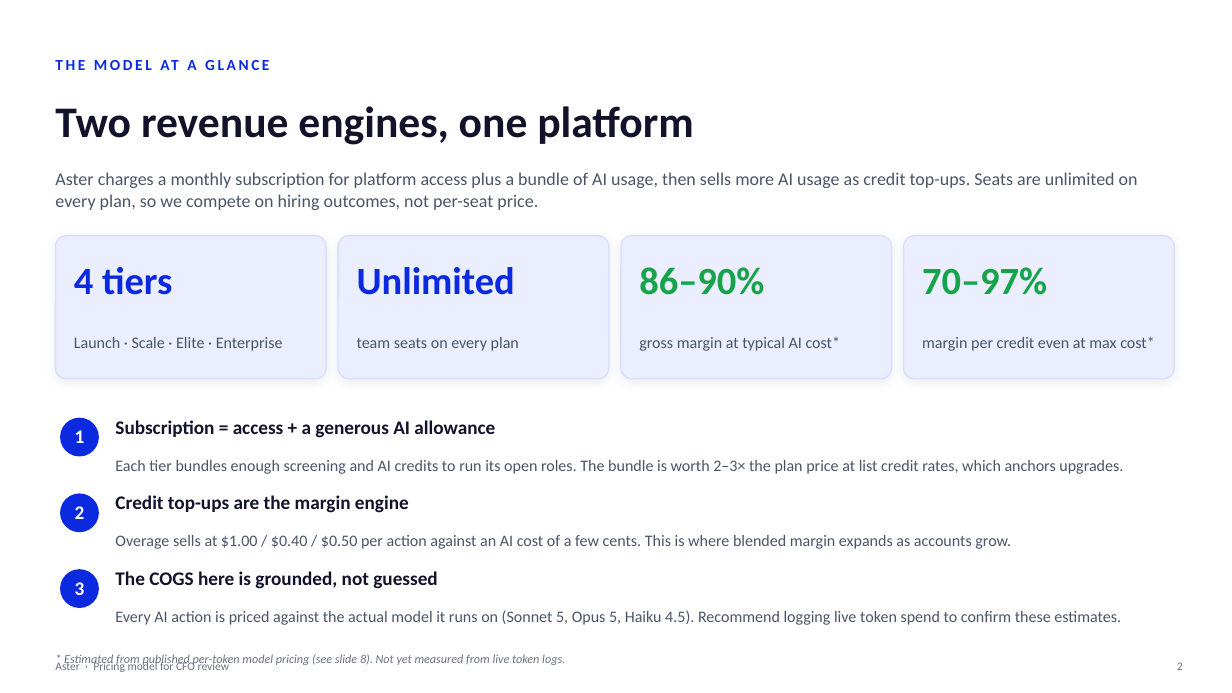
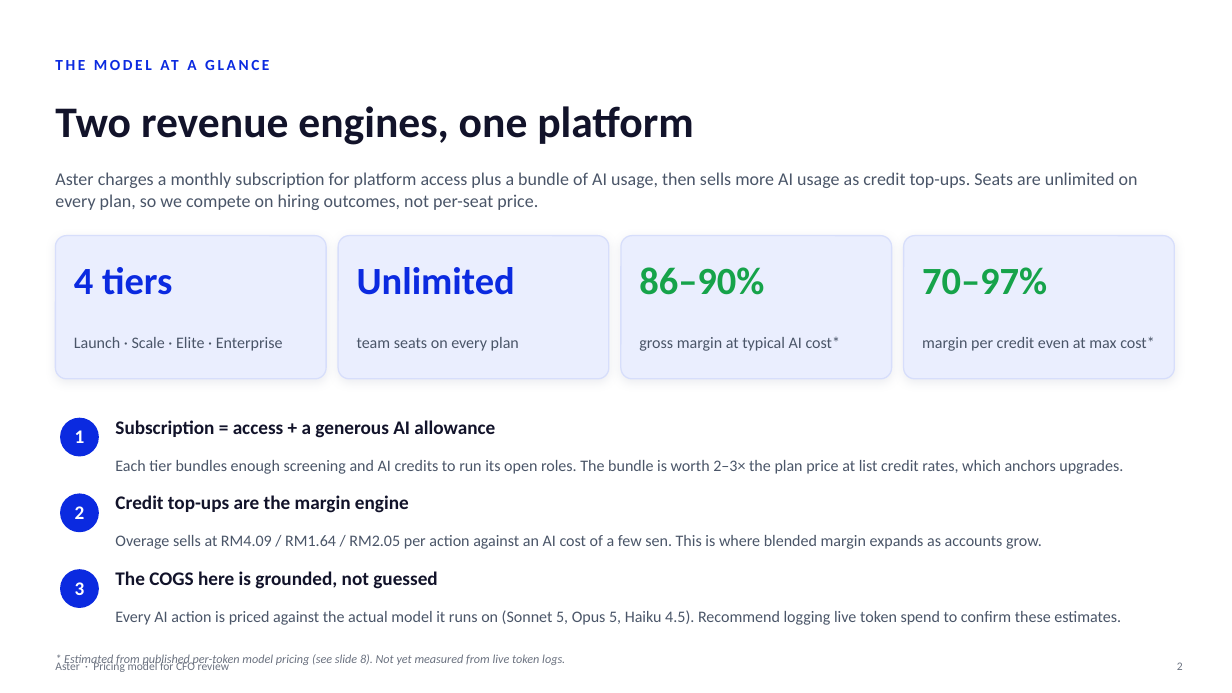
Before and after one commit to shahramly83/aster, a slide deck: slide 2 of docs/aster-pricing-cfo.pptx. Drawn at 1232x693 pixels with LibreOffice and Linux fonts; fonts in the diff are those of the drawing. Boxes give left, top, right and bottom in pixels: in the first picture for what was removed or moved away, otherwise in the second. Text is boxed around its words. In the diff, an @@ line names an element or a change of style, - is before the commit and + after.

```diff
--- a/docs/aster-pricing-cfo.pptx
+++ b/docs/aster-pricing-cfo.pptx
@@ text at (115, 535, 1042, 549): text changed @@
-Overage sells at $1.00 / $0.40 / $0.50 per action against an AI cost of a few cents. This is where blended margin expands as accounts grow.
+Overage sells at RM4.09 / RM1.64 / RM2.05 per action against an AI cost of a few sen. This is where blended margin expands as accounts grow.
```
Also in this commit, not shown: 7 other slides changed.
